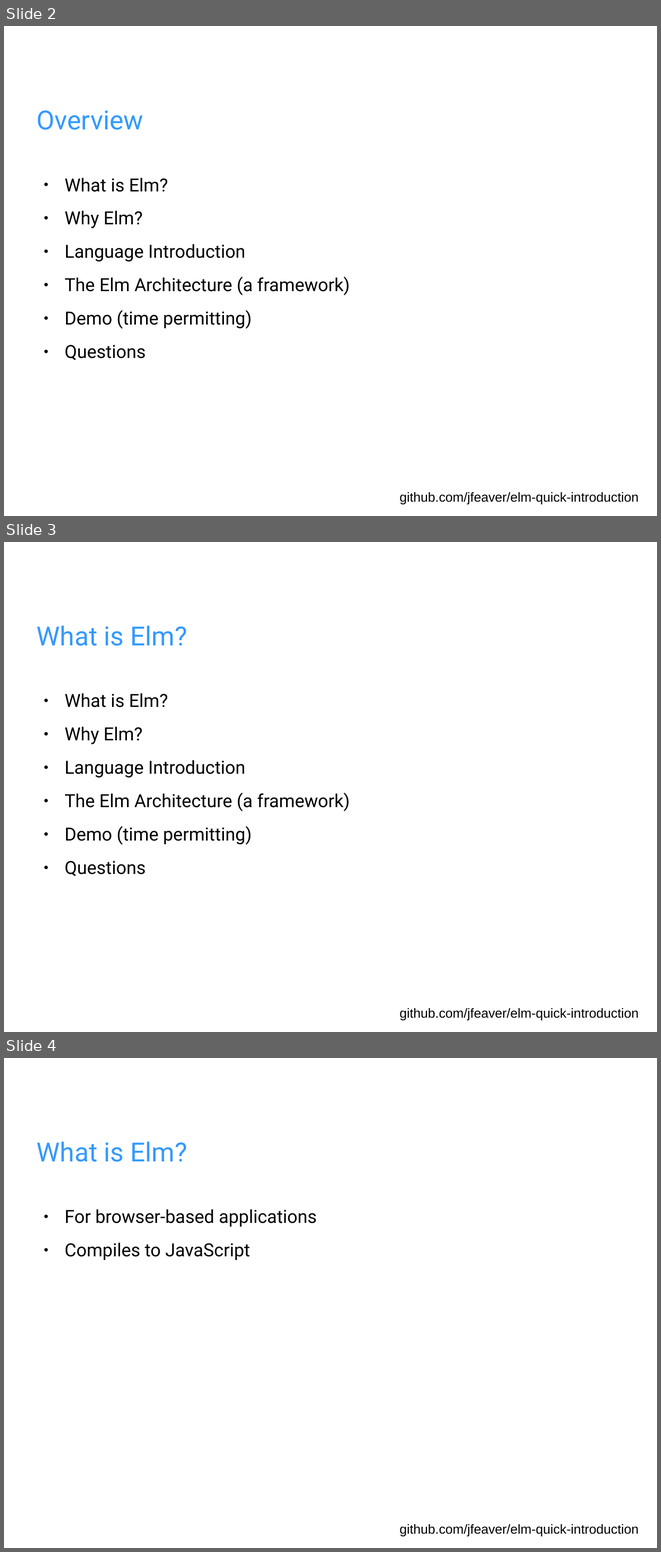
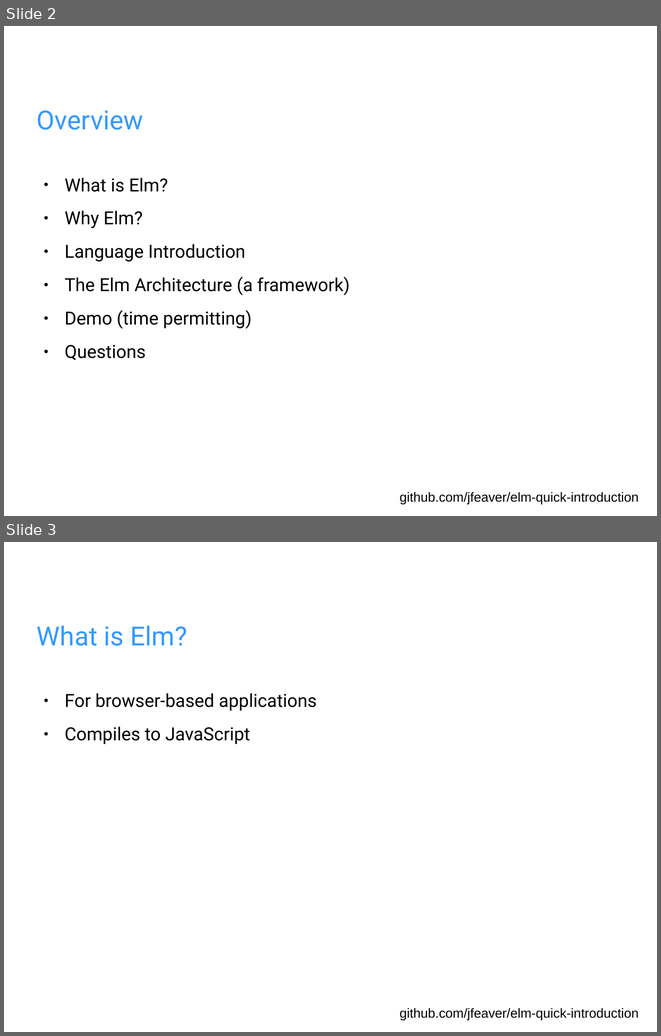
Before and after one commit to jfeaver/elm-quick-introduction, a slide deck: elm-intro.odp. Shown one above the other, each under a label of ours: slides 2, 3 and 4 before the commit, slides 2 and 3 after it. The pictures are 661x1552 and 661x1036 pixels, drawn with LibreOffice and Linux fonts; fonts in the diff are those of the drawing; background and template pictures are left out. Boxes give left, top, right and bottom in pixels: in the first picture for what was removed or moved away, otherwise in the second. Text is boxed around its words. In the diff, an @@ line names an element or a change of style, - is before the commit and + after.

```diff
--- a/elm-intro.odp
+++ b/elm-intro.odp
@@ slide 3 removed at [4, 542, 657, 1032], background picture (left out) @@
@@ title removed at [37, 625, 187, 646] @@
-What is Elm?
@@ text removed at [64, 693, 350, 876] @@
-● What is Elm?
-● Why Elm?
-● Language Introduction
-● The Elm Architecture (a framework)
-● Demo (time permitting)
-● Questions
@@ text removed at [399, 1008, 638, 1020] @@
-github.com/jfeaver/elm-quick-introduction
@@ what was slide 4 is now slide 3 @@
```
Also in this commit, not shown: 9 slides changed.
